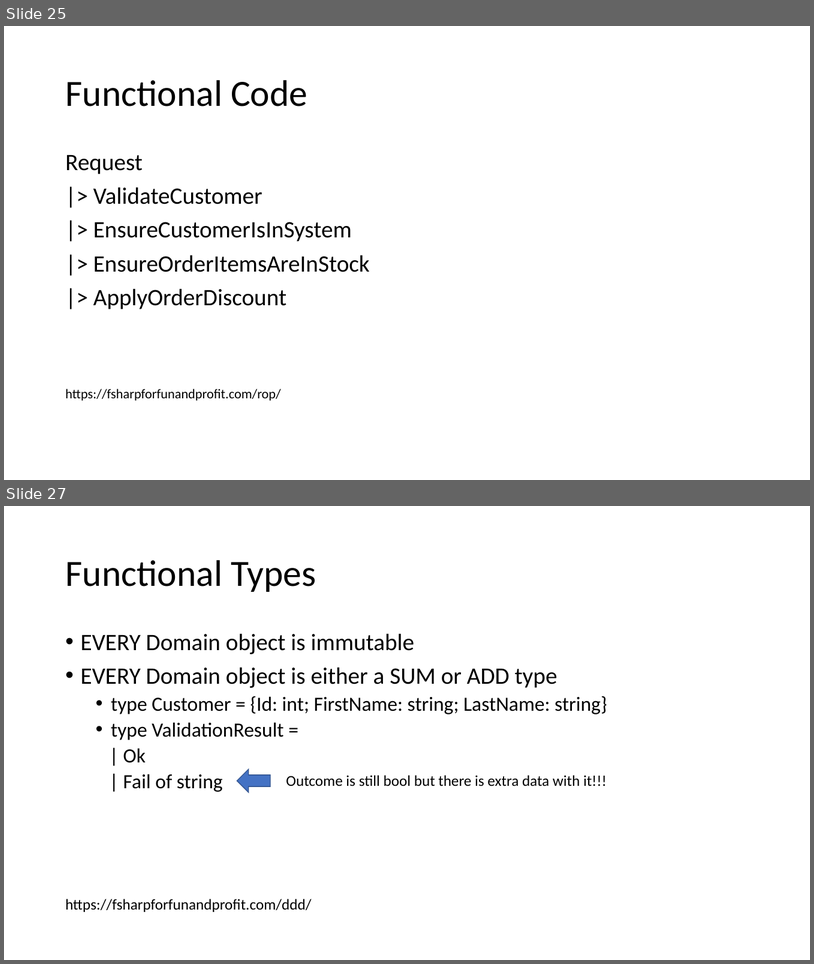
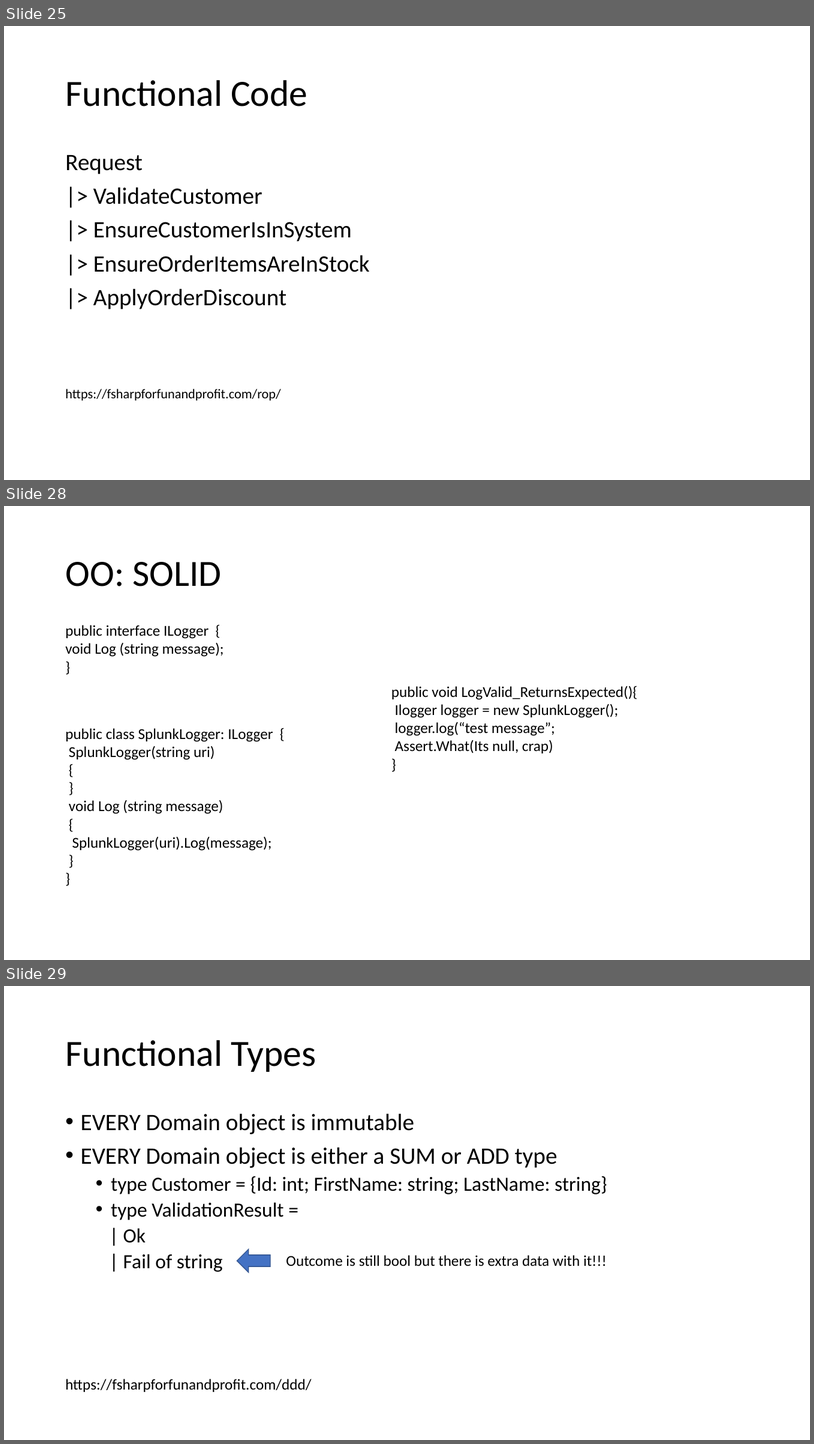
Before and after one commit to jamessdixon/chickensoftware-businessrules, a slide deck: Business Rules.pptx. Shown one above the other, each under a label of ours: slides 25 and 27 before the commit, slides 25, 28 and 29 after it; the slides between them are not shown. The pictures are 814x964 and 814x1444 pixels, drawn with LibreOffice and Linux fonts; fonts in the diff are those of the drawing. Boxes give left, top, right and bottom in pixels: in the first picture for what was removed or moved away, otherwise in the second. Text is boxed around its words. In the diff, an @@ line names an element or a change of style, - is before the commit and + after.

```diff
--- a/Business Rules.pptx
+++ b/Business Rules.pptx
@@ slide 28 added at <box>4,506,810,960</box>, background #FFFFFF @@
@@ title added at <box>65,562,221,586</box>, 44 pt, text #000000 @@
+OO: SOLID
@@ text added at <box>65,625,224,657</box>, 18 pt, text #000000 @@
+public interface ILogger {
+void Log (string message);
+}
@@ text added at <box>392,685,638,753</box>, 18 pt, text #000000 @@
+public void LogValid_ReturnsExpected(){
+Ilogger logger = new SplunkLogger();
+logger.log(“test message”;
+Assert.What(Its null, crap)
+}
@@ text added at <box>65,728,273,850</box>, 18 pt, text #000000 @@
+public class SplunkLogger: ILogger {
+SplunkLogger(string uri)
+{
+}
+void Log (string message)
+{
+SplunkLogger(uri).Log(message);
+}
+}
@@ what was slide 27 is now slide 29 @@
```
Also in this commit, not shown: 7 slides changed, 1 other slide added.
